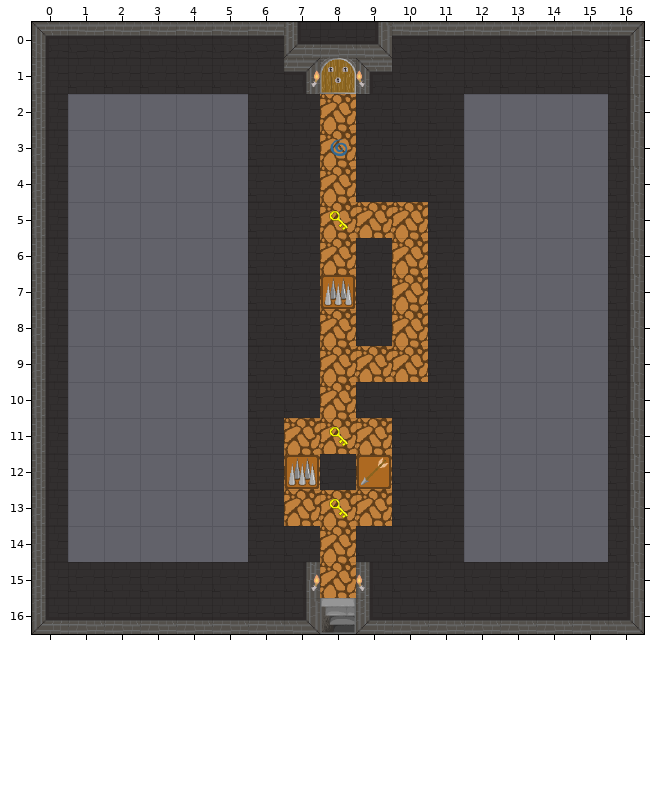
Two versions of a level (Tiled map, android/assets/map4.tmx). This is how it looked before the edit.
Cells are 64x64 px. Shown: x 0..16, y 0..16.
After the commit:
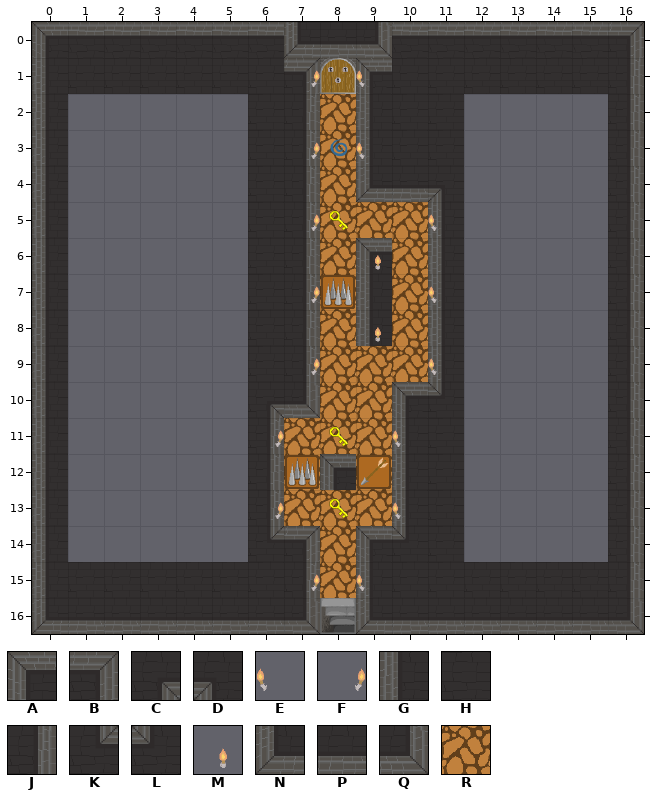
Key: from "Dungeon-tileset": A 0, B 2, C 3, D 4, E 5, F 5 flipped left-right, G 8, H 9, J 10, K 11, L 12, M 13, N 16, P 17, Q 18, R 19.
_ is an empty cell.
Change:
Layer "Walls":
y 2..3: x 7 H -> J; x 9 H -> G
y 4: x 7 H -> J; x 9..11 HHH -> NPD
y 5: x 7 H -> J; x 11 H -> G
y 6: x 7 H -> J; x 9 H -> A; x 11 H -> G
y 7..8: x 7 H -> J; x 9 H -> G; x 11 H -> G
y 9: x 7 H -> J; x 11 H -> G
y 10: x 6..7 HH -> CQ; x 9..11 HHH -> _AL
y 11: x 6 H -> J; x 10 H -> G
y 12: x 6 H -> J; x 8 H -> A; x 10 H -> G
y 13: x 6 H -> J; x 10 H -> G
y 14: x 6..7 HH -> KB; x 9..10 HH -> AL
Layer "Road":
y 10: x 9 _ -> R
Layer "VisualObjects":
y 3: x 7 _ -> F; x 9 _ -> E
y 5: x 7 _ -> F; x 11 _ -> E
y 6: x 9 _ -> M
y 7: x 7 _ -> F; x 11 _ -> E
y 8: x 9 _ -> M
y 9: x 7 _ -> F; x 11 _ -> E
y 11: x 6 _ -> F; x 10 _ -> E
y 13: x 6 _ -> F; x 10 _ -> E
